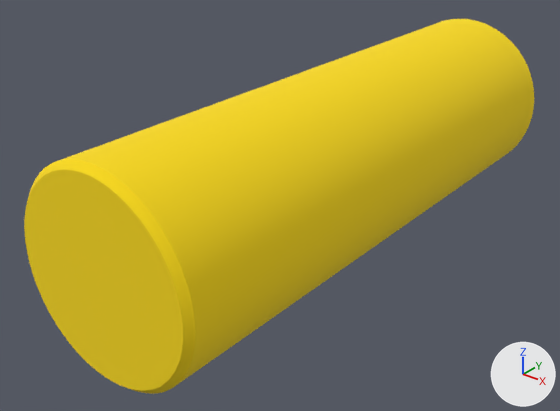
A saved change to the OBJ model assets/factory/mesh/factory_insertion/factory_round_peg_16mm_tight.obj.
One viewpoint serves both versions: a 50 mm lens placed at (0.035, -0.0754, 0.0256), pointed at (-0.0023, -0.0289, -0.0033). Every picture has the same lights, and +X, +Y and +Z are marked at lower right. Where no turn or scale is listed for an object, it has been applied to the vertices.
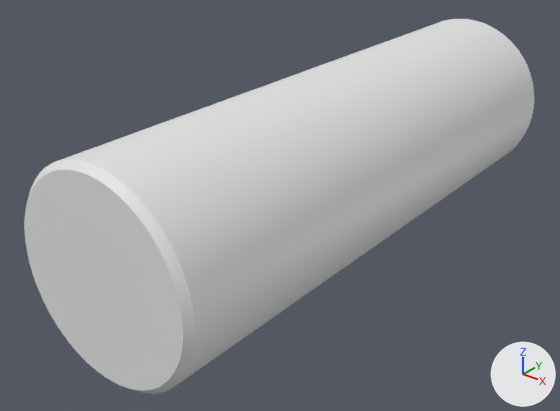
Boxes (x1, y1, x2, y2) around the edits, measured in the pictures (560 x 411 px):
```json
{"object": "mesh2", "change": "recoloured", "before": [58, 19, 534, 385], "after": [58, 19, 534, 385], "on screen": "yellow to white"}
{"object": "mesh0", "change": "recoloured", "before": [24, 170, 183, 391], "after": [24, 170, 183, 391], "on screen": "yellow to grey"}
{"object": "mesh1", "change": "recoloured", "before": [28, 159, 195, 394], "after": [28, 159, 195, 394], "on screen": "yellow to white"}
```

The change, as JSON lines over the scene's bpy script:
```json
{"block": "me_mesh0", "where": "me_mesh0.from_pydata(...)  # 145 vertices, 144 faces; spans x -0.0075..0.0075, y -0.05, z -0.0075..0.0075"}
{"op": "remove", "block": "me_mesh0", "code": "me_mesh0.materials.append(mat_0_980392_0_713725_0_003922_0_000000_0_000000)  # yellow #fddc0d"}
{"block": "me_mesh1", "where": "me_mesh1.from_pydata(...)  # 288 vertices, 288 faces; spans x -0.008..0.008, y -0.05..-0.0495, z -0.008..0.008"}
{"op": "remove", "block": "me_mesh1", "code": "me_mesh1.materials.append(mat_0_980392_0_713725_0_003922_0_000000_0_000000)  # yellow #fddc0d"}
{"block": "me_mesh2", "where": "me_mesh2.from_pydata(...)  # 288 vertices, 288 faces; spans x -0.008..0.008, y -0.0495..-0.0005, z -0.008..0.008"}
{"op": "remove", "block": "me_mesh2", "code": "me_mesh2.materials.append(mat_0_980392_0_713725_0_003922_0_000000_0_000000)  # yellow #fddc0d"}
```
